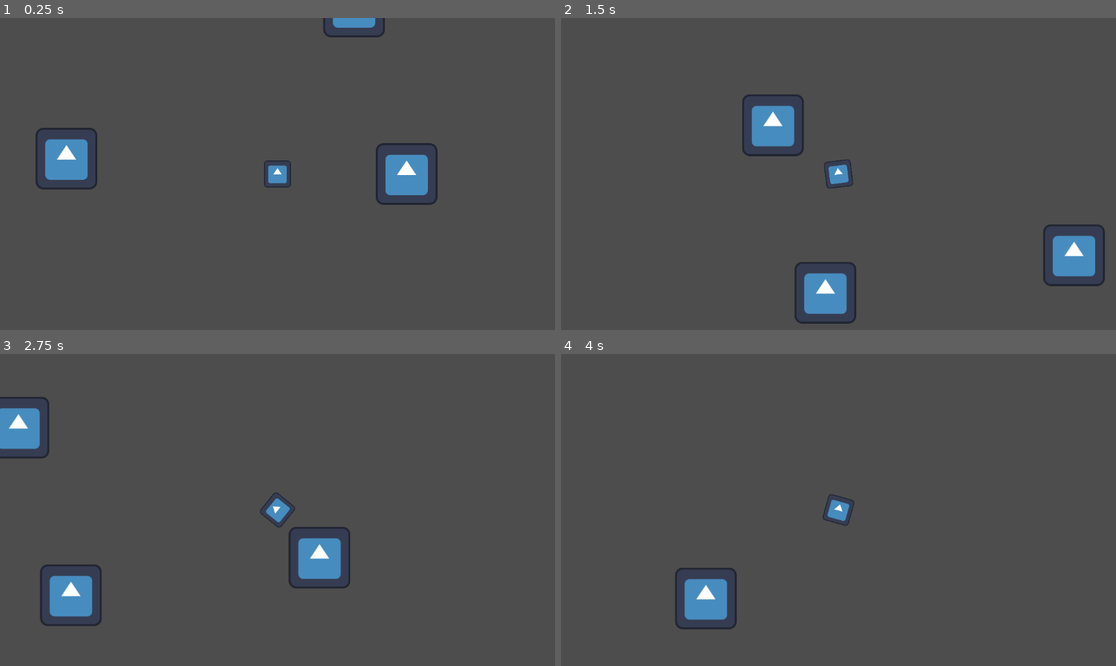
Above: before the commit, frames 1-4 (two rows, left to right).
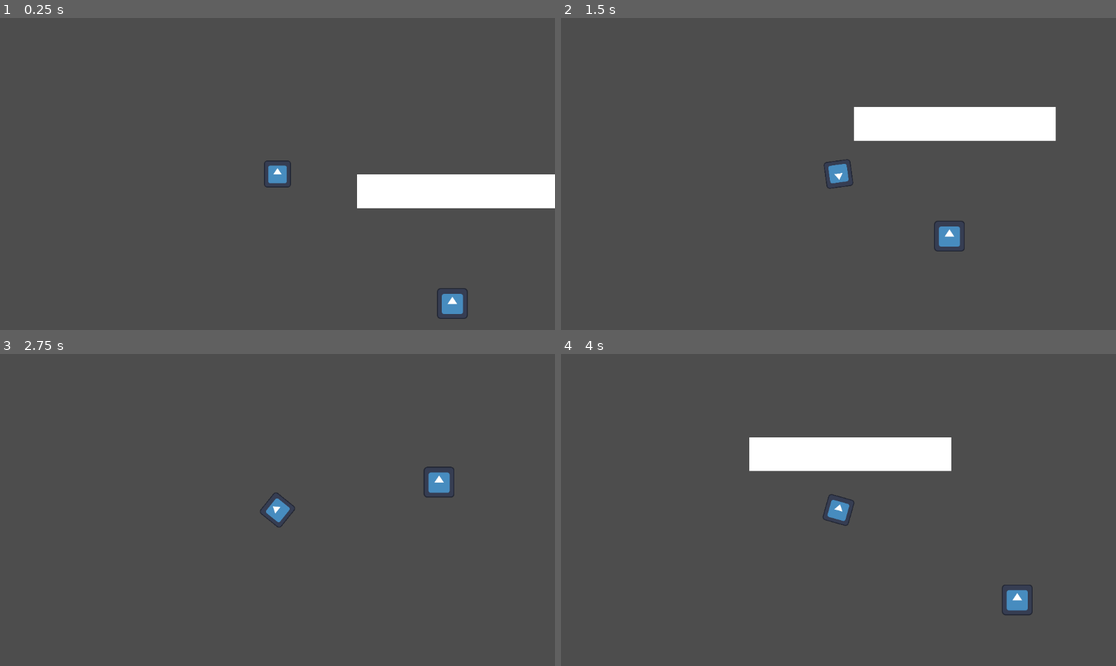
Above: after the commit, the same moments.

Repository: SolemnSintres/shiver2d
Game: Godot game, scene res://test_world.tscn
Two runs of this game, one before a commit and one after it. Both use one fixed random seed, a clock stepped at 60 frames per second and the inputs below. The engine's default icon, where the game draws it, is replaced by a stand-in: a white triangle on a blue panel in a dark square.
Inputs (mouse positions are in pixels of both pictures, inside the frame that each line leads up to):
- Up to frame 1 (0.25 s): no input
- Up to frame 2 (1.5 s): tap Enter at 0.5 s; move the mouse to (960, 158) at 0.52 s; hold D (move_right) 0.53-1.28 s; tap Q (swing) at 0.6 s; move the mouse to (727, 189) at 1.27 s; hold S (move_down) from 1.28 s (still down); tap Space (dash) at 1.35 s
- Up to frame 3 (2.75 s): tap Q (swing) at 1.55, 2.1 s; move the mouse to (333, 441) at 2.02 s; release S (move_down) at 2.03 s; hold D (move_right) from 2.03 s (still down)
- Up to frame 4 (4 s): move the mouse to (810, 572) at 2.77 s; release D (move_right) at 2.78 s; hold W (move_up) 2.78-3.53 s; tap Q (swing) at 2.85, 3.8 s; move the mouse to (1005, 556) at 3.52 s; hold A (move_left) from 3.53 s (still down); tap Space (dash) at 3.6 s

The runs differ from the first frame. In frame 1, 6.4% of the frame differs, in the area x 6-100%, y 0-97%; in frame 2, 8.3%, in the area x 32-98%, y 24-98%; in frame 3, 4.1%; in frame 4, 5.6%.

Commit message:
Swinging Around Collision Shapes And Now Has Dashing Added With Bug Fixes Such As No Walls Making The Swing Repeat Its Past Rotation Again

Diff:
--- a/player.gd
+++ b/player.gd
@@ -1,6 +1,7 @@
 extends CharacterBody2D
 
 @onready var anchor = $"../Anchor"
+@onready var ray = $RayCast2D
 
 const SPEED = 300.0
 const swing_base = 400.0
@@ -28,16 +29,19 @@
 
 	## SWING PRESSED ##
 	if Input.is_action_just_pressed("swing"):
-		swinging = not swinging
 		if swinging:
-			rope_length = rope.length()
-			var rope_move_dir = moveit.dot(rope.orthogonal()) ##dot gives a positive if both go up and negative if they don't go the same direction
+			swinging = false
+			fling = velocity
+		elif ray.is_colliding():
+			swinging = true
+			anchor.global_position = ray.get_collision_point()
+			var newnew_rope = global_position-anchor.global_position
+			rope_length = newnew_rope.length()
+			var rope_move_dir = moveit.dot(newnew_rope.orthogonal())
 			if rope_move_dir > 0:
 				swing_dir = 1.0
 			else:
 				swing_dir = -1.0
-		else:
-			fling = velocity
 
 
 	## MOVEMENT ##
@@ -47,6 +51,7 @@
 	## DASH COOLDOWN STARTS WHEN ITS NOT ZERO ##
 	if cooldown > 0.0:
 		cooldown -= delta
+
 
 	## DASH ##
 	if Input.is_action_just_pressed("dash") and cooldown <= 0.0:
--- a/player.tscn
+++ b/player.tscn
@@ -17,3 +17,6 @@
 shape = SubResource("RectangleShape2D_onrkg")
 
 [node name="Camera2D" type="Camera2D" parent="." unique_id=117347434]
+
+[node name="RayCast2D" type="RayCast2D" parent="." unique_id=1252109645]
+target_position = Vector2(600, 0)
--- a/test_world.tscn
+++ b/test_world.tscn
@@ -3,36 +3,28 @@
 [ext_resource type="PackedScene" uid="uid://bh54crfiyeo1v" path="res://player.tscn" id="2_1lwx6"]
 [ext_resource type="Texture2D" uid="uid://dn3kd50dvha47" path="res://icon.svg" id="2_gy3sr"]
 
+[sub_resource type="RectangleShape2D" id="RectangleShape2D_qu2x6"]
+size = Vector2(421, 71.5)
+
 [node name="test_world" type="Node2D" unique_id=863510403]
 
 [node name="Player" parent="." unique_id=1426326189 instance=ExtResource("2_1lwx6")]
 
-[node name="Icon" type="Sprite2D" parent="." unique_id=839488492]
-position = Vector2(-272, 824)
+[node name="StaticBody2D" type="StaticBody2D" parent="." unique_id=225188175]
+
+[node name="ColorRect" type="ColorRect" parent="StaticBody2D" unique_id=507677026]
+offset_left = 165.0
+offset_top = 1.0
+offset_right = 584.0
+offset_bottom = 71.0
+
+[node name="CollisionShape2D" type="CollisionShape2D" parent="StaticBody2D" unique_id=1621347628]
+position = Vector2(372.5, 33.75)
+shape = SubResource("RectangleShape2D_qu2x6")
+
+[node name="Anchor" type="Marker2D" parent="." unique_id=1124114415]
+
+[node name="Sprite2D" type="Sprite2D" parent="Anchor" unique_id=873593290]
+position = Vector2(363, 269)
+scale = Vector2(0.5, 0.5)
 texture = ExtResource("2_gy3sr")
-
-[node name="Icon2" type="Sprite2D" parent="." unique_id=1160532433]
-position = Vector2(625, 428)
-texture = ExtResource("2_gy3sr")
-
-[node name="Icon3" type="Sprite2D" parent="." unique_id=1215468716]
-position = Vector2(784, -78)
-texture = ExtResource("2_gy3sr")
-
-[node name="Icon4" type="Sprite2D" parent="." unique_id=1289463477]
-position = Vector2(-544, 529)
-texture = ExtResource("2_gy3sr")
-
-[node name="Icon5" type="Sprite2D" parent="." unique_id=188434791]
-position = Vector2(-438, -32)
-texture = ExtResource("2_gy3sr")
-
-[node name="Icon6" type="Sprite2D" parent="." unique_id=1306322122]
-position = Vector2(159, -348)
-texture = ExtResource("2_gy3sr")
-
-[node name="Anchor" type="Marker2D" parent="." unique_id=1910933402]
-position = Vector2(268, 0)
-
-[node name="Sprite2D" type="Sprite2D" parent="Anchor" unique_id=1780419146]
-texture = ExtResource("2_gy3sr")
Not shown, added: player.tscn2928172312.tmp
